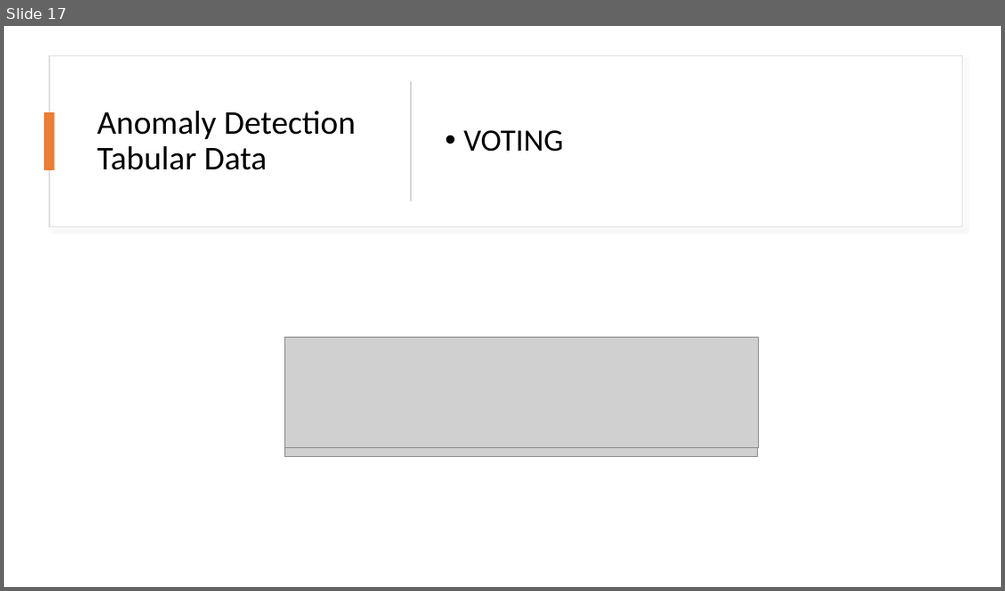
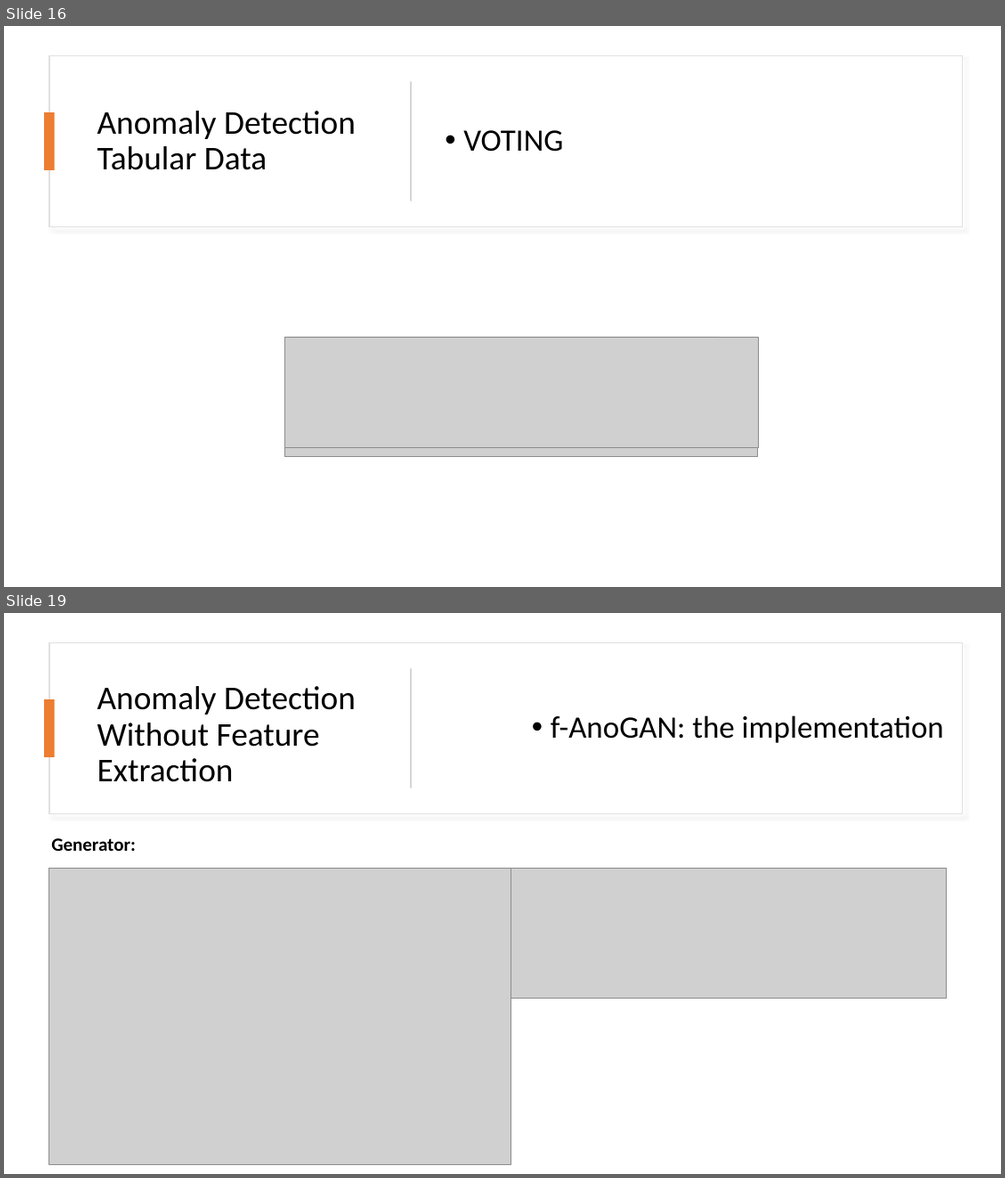
Before and after one commit to tymsoncyferki/Anomaly-Detection, a slide deck: Prezentacja_KM.pptx. Shown one above the other, each under a label of ours: slide 17 before the commit, slides 16 and 19 after it; the slides between them are not shown. The pictures are 1005x591 and 1005x1178 pixels, drawn with LibreOffice and Linux fonts; fonts in the diff are those of the drawing; grey boxes stand for pictures. Boxes give left, top, right and bottom in pixels: in the first picture for what was removed or moved away, otherwise in the second. Text is boxed around its words. In the diff, an @@ line names an element or a change of style, - is before the commit and + after.

```diff
--- a/Prezentacja_KM.pptx
+++ b/Prezentacja_KM.pptx
@@ slide 19 added at bbox=[4, 613, 1001, 1174], background #FFFFFF @@
@@ rectangle added at bbox=[49, 643, 963, 813], fill #FFFFFF, outline #E1E1E1 1 pt @@
@@ title added at bbox=[97, 686, 356, 782], 32 pt, text #000000 @@
+Anomaly Detection Without Feature
+Extraction
@@ rectangle added at bbox=[410, 668, 412, 788], fill #D5D5D5 @@
@@ rectangle added at bbox=[44, 699, 55, 757], fill #ED7D31 @@
@@ text added at bbox=[550, 715, 944, 743], 30 pt, text #000000 @@
+• f-AnoGAN: the implementation
@@ text added at bbox=[51, 838, 135, 851], 18 pt, text #000000, bold @@
+Generator:
@@ picture added at bbox=[49, 868, 512, 1165] @@
@@ picture added at bbox=[511, 868, 946, 998] @@
@@ what was slide 17 is now slide 16 @@
```
Also in this commit, not shown: 7 other slides added, 1 slide removed.
